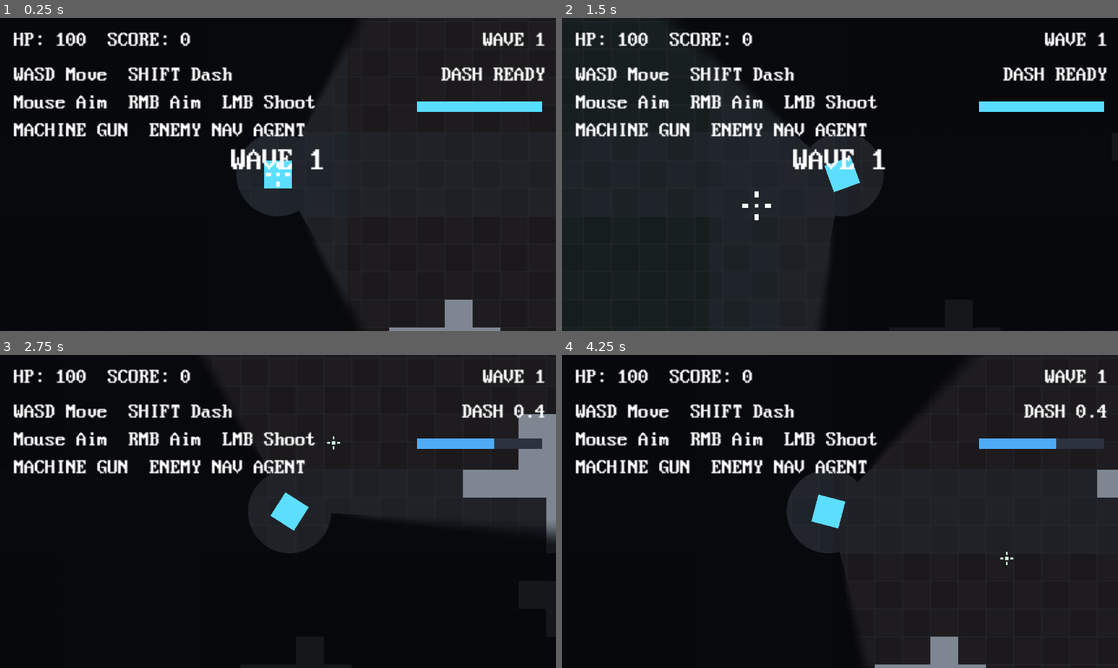
Above: before the commit, frames 1-4 (two rows, left to right).
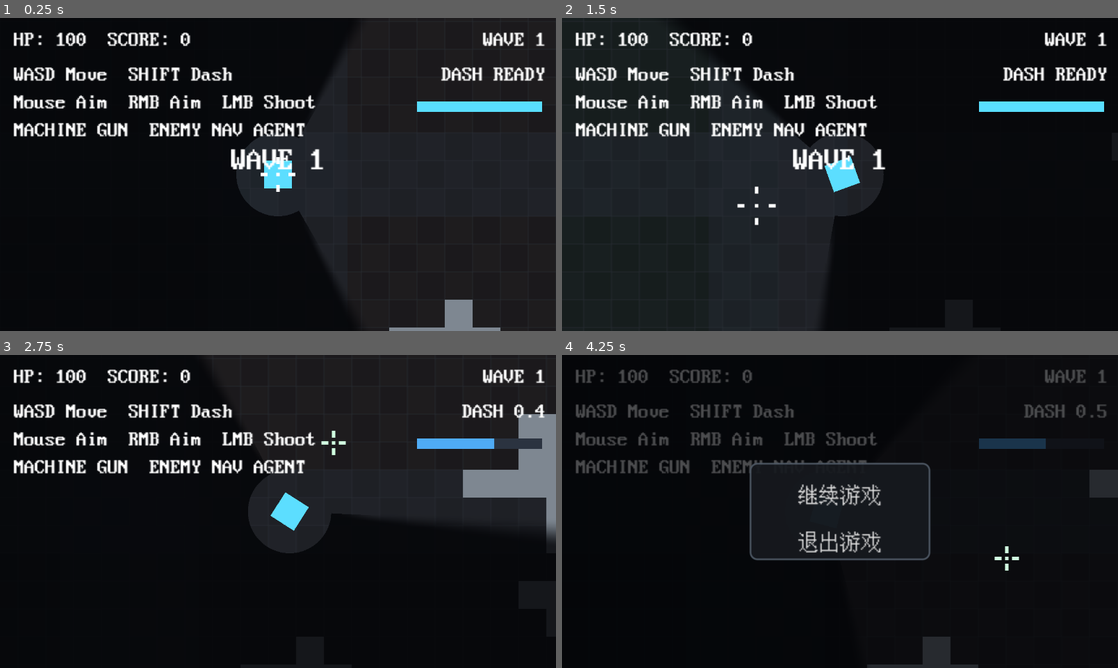
Above: after the commit, the same moments.

Repository: xunx-ii/Simple
Game: Godot game, scene res://scenes/main.tscn
The game is run twice, just before and just after one commit, with the same random seed, the same clock (stepped at 60 frames per second) and the same inputs.
Inputs (mouse positions are in pixels of both pictures, inside the frame that each line leads up to):
- Up to frame 1 (0.25 s): no input
- Up to frame 2 (1.5 s): tap Enter at 0.5 s; move the mouse to (962, 158) at 0.52 s; hold D (move_right) 0.53-1.25 s; hold Right mouse button (aim) 0.53-1.25 s; click (962, 158) at 0.67 s; drag from (728, 190) to (812, 237) at 1.27 s
- Up to frame 3 (2.75 s): move the mouse to (333, 442) at 2.02 s; hold D (move_right) from 2.03 s (still down); hold Right mouse button (aim) from 2.03 s (still down); tap Shift (dash) at 2.1 s; click (333, 442) at 2.17 s
- Up to frame 4 (4.25 s): release D (move_right) at 2.75 s; release Right mouse button (aim) at 2.75 s; drag from (812, 574) to (673, 464) at 2.77 s; move the mouse to (1006, 558) at 3.52 s; hold A (move_left) from 3.53 s (still down); hold Right mouse button (aim) from 3.53 s (still down); tap X at 3.6 s; click (1006, 558) at 3.67 s; tap Escape (ui_cancel) at 4.15 s

The runs differ from the first frame. In frame 1, less than 0.1% of the frame differs, in the area x 46-54%, y 44-56%; in frame 2, 0.1%; in frame 3, less than 0.1%; in frame 4, 9.3%, in the area x 2-100%, y 0-100%.

Commit message:
添加退出游戏流程与界面交互

Diff:
--- a/scenes/main.tscn
+++ b/scenes/main.tscn
@@ -6,6 +6,18 @@
 [ext_resource type="PackedScene" path="res://scenes/ui/crosshair.tscn" id="4"]
 [ext_resource type="Script" path="res://scripts/ui/fog_of_war.gd" id="5"]
 [ext_resource type="Script" path="res://scripts/ui/damage_indicator.gd" id="6"]
+
+[sub_resource type="StyleBoxFlat" id="1"]
+bg_color = Color(0.0862745, 0.0980392, 0.117647, 0.92)
+border_width_left = 1
+border_width_top = 1
+border_width_right = 1
+border_width_bottom = 1
+border_color = Color(0.301961, 0.341176, 0.388235, 0.95)
+corner_radius_top_left = 4
+corner_radius_top_right = 4
+corner_radius_bottom_right = 4
+corner_radius_bottom_left = 4
 
 [node name="Main" type="Node2D"]
 script = ExtResource("1")
@@ -104,6 +116,65 @@
 theme_override_fonts/font = ExtResource("3")
 theme_override_font_sizes/font_size = 18
 
+[node name="PauseOverlay" type="Control" parent="CanvasLayer"]
+visible = false
+anchors_preset = 15
+anchor_right = 1.0
+anchor_bottom = 1.0
+offset_left = 0.0
+offset_top = 0.0
+offset_right = 0.0
+offset_bottom = 0.0
+mouse_filter = 0
+
+[node name="Backdrop" type="ColorRect" parent="CanvasLayer/PauseOverlay"]
+anchors_preset = 15
+anchor_right = 1.0
+anchor_bottom = 1.0
+offset_left = 0.0
+offset_top = 0.0
+offset_right = 0.0
+offset_bottom = 0.0
+mouse_filter = 0
+color = Color(0.0196078, 0.0235294, 0.0352941, 0.72)
+
+[node name="PausePanel" type="Panel" parent="CanvasLayer/PauseOverlay"]
+anchors_preset = 8
+anchor_left = 0.5
+anchor_top = 0.5
+anchor_right = 0.5
+anchor_bottom = 0.5
+offset_left = -52.0
+offset_top = -28.0
+offset_right = 52.0
+offset_bottom = 28.0
+theme_override_styles/panel = SubResource("1")
+
+[node name="PauseButtons" type="VBoxContainer" parent="CanvasLayer/PauseOverlay/PausePanel"]
+anchors_preset = 15
+anchor_right = 1.0
+anchor_bottom = 1.0
+offset_left = 8.0
+offset_top = 8.0
+offset_right = -8.0
+offset_bottom = -8.0
+theme_override_constants/separation = 6
+mouse_filter = 2
+
+[node name="ContinueButton" type="Button" parent="CanvasLayer/PauseOverlay/PausePanel/PauseButtons"]
+custom_minimum_size = Vector2(88, 20)
+text = ""
+flat = true
+theme_override_fonts/font = ExtResource("3")
+theme_override_font_sizes/font_size = 12
+
+[node name="QuitButton" type="Button" parent="CanvasLayer/PauseOverlay/PausePanel/PauseButtons"]
+custom_minimum_size = Vector2(88, 20)
+text = ""
+flat = true
+theme_override_fonts/font = ExtResource("3")
+theme_override_font_sizes/font_size = 12
+
 [node name="DamageIndicators" type="Node2D" parent="CanvasLayer"]
 script = ExtResource("6")
 
--- a/scripts/main.gd
+++ b/scripts/main.gd
@@ -33,7 +33,10 @@
 var enemies_alive: int = 0
 var enemies_remaining_to_spawn: int = 0
 var banner_time_remaining: float = 0.0
-
+var is_shutting_down: bool = false
+var wave_clear_in_progress: bool = false
+
+@onready var canvas_layer: CanvasLayer = $CanvasLayer
 @onready var player = $Player
 @onready var covers: Node2D = $Covers
 @onready var navigation_region: NavigationRegion2D = $NavigationRegion2D
@@ -48,17 +51,28 @@
 @onready var dash_label: Label = $CanvasLayer/DashLabel
 @onready var dash_bar_fill: ColorRect = $CanvasLayer/DashBarFill
 @onready var banner_label: Label = $CanvasLayer/BannerLabel
+@onready var pause_overlay: Control = $CanvasLayer/PauseOverlay
+@onready var continue_button: Button = $CanvasLayer/PauseOverlay/PausePanel/PauseButtons/ContinueButton
+@onready var quit_button: Button = $CanvasLayer/PauseOverlay/PausePanel/PauseButtons/QuitButton
 @onready var fog_overlay: ColorRect = $CanvasLayer/FogOverlay
 @onready var damage_indicators: Node2D = $CanvasLayer/DamageIndicators
 @onready var crosshair: Node2D = $CanvasLayer/Crosshair
 
 func _ready() -> void:
+	process_mode = Node.PROCESS_MODE_ALWAYS
 	add_to_group("world_controller")
 	InputSetup.ensure_default_actions()
 	Input.mouse_mode = Input.MOUSE_MODE_CONFINED_HIDDEN
 	randomize()
 	_spawn_covers()
 	_rebuild_navigation_region()
+
+	_configure_process_modes()
+	continue_button.text = "继续游戏"
+	quit_button.text = "退出游戏"
+	continue_button.pressed.connect(_on_continue_button_pressed)
+	quit_button.pressed.connect(_on_quit_button_pressed)
+	_set_pause_menu_visible(false)
 
 	player.configure_arena(WORLD_RECT)
 	if fog_overlay != null and fog_overlay.has_method("setup"):
@@ -81,6 +95,12 @@
 	if game_over and Input.is_action_just_pressed("restart"):
 		get_tree().reload_current_scene()
 
+	if not game_over and Input.is_action_just_pressed("ui_cancel"):
+		_set_pause_menu_visible(not get_tree().paused)
+
+	if get_tree().paused:
+		return
+
 	if banner_time_remaining > 0.0:
 		banner_time_remaining = max(banner_time_remaining - delta, 0.0)
 		if banner_time_remaining == 0.0 and not game_over:
@@ -90,6 +110,7 @@
 	_update_ui()
 
 func _exit_tree() -> void:
+	is_shutting_down = true
 	if Input.mouse_mode != Input.MOUSE_MODE_VISIBLE:
 		Input.mouse_mode = Input.MOUSE_MODE_VISIBLE
 
@@ -176,6 +197,7 @@
 	_update_ui()
 
 func _on_player_defeated() -> void:
+	_set_pause_menu_visible(false)
 	game_over = true
 	spawn_timer.stop()
 	state_label.text = "Game Over"
@@ -188,12 +210,15 @@
 	_update_ui()
 
 func _on_enemy_tree_exited() -> void:
+	if is_shutting_down or not is_inside_tree():
+		return
+
 	enemies_alive = max(enemies_alive - 1, 0)
 
 	if game_over:
 		return
 
-	if enemies_alive == 0 and enemies_remaining_to_spawn == 0:
+	if enemies_alive == 0 and enemies_remaining_to_spawn == 0 and not wave_clear_in_progress:
 		_on_wave_cleared()
 
 func _on_cover_destroyed(cell: Vector2i) -> void:
@@ -227,6 +252,7 @@
 	state_label.text = "WASD Move  SHIFT Dash\nMouse Aim  RMB Aim  LMB Shoot\n%s  ENEMY NAV AGENT" % player.get_weapon_name()
 
 func _start_next_wave() -> void:
+	wave_clear_in_progress = false
 	current_wave += 1
 	enemies_remaining_to_spawn = 4 + current_wave * 2
 	enemies_alive = 0
@@ -236,12 +262,22 @@
 	_update_ui()
 
 func _on_wave_cleared() -> void:
+	if is_shutting_down or not is_inside_tree() or wave_clear_in_progress:
+		return
+
+	wave_clear_in_progress = true
 	player.recover(1)
 	spawn_timer.stop()
 	_show_banner("WAVE %d CLEAR" % current_wave)
-	await get_tree().create_timer(1.2).timeout
-
-	if game_over:
+	var tree := get_tree()
+	if tree == null:
+		wave_clear_in_progress = false
+		return
+
+	await tree.create_timer(1.2, false).timeout
+
+	if is_shutting_down or not is_inside_tree() or game_over:
+		wave_clear_in_progress = false
 		return
 
 	_start_next_wave()
@@ -249,6 +285,42 @@
 func _show_banner(text: String) -> void:
 	banner_label.text = text
 	banner_time_remaining = WAVE_BANNER_TIME
+
+func _on_continue_button_pressed() -> void:
+	_set_pause_menu_visible(false)
+
+func _on_quit_button_pressed() -> void:
+	is_shutting_down = true
+	var tree := get_tree()
+	if tree != null:
+		tree.quit()
+
+func _set_pause_menu_visible(menu_open: bool) -> void:
+	pause_overlay.visible = menu_open
+	Input.mouse_mode = Input.MOUSE_MODE_VISIBLE if menu_open else Input.MOUSE_MODE_CONFINED_HIDDEN
+	get_tree().paused = menu_open
+
+func _configure_process_modes() -> void:
+	var pausable_nodes: Array[Node] = [
+		player,
+		covers,
+		navigation_region,
+		enemies,
+		bullets,
+		hit_effects,
+		spawn_timer
+	]
+
+	for node in pausable_nodes:
+		node.process_mode = Node.PROCESS_MODE_PAUSABLE
+
+	canvas_layer.process_mode = Node.PROCESS_MODE_ALWAYS
+	fog_overlay.process_mode = Node.PROCESS_MODE_ALWAYS
+	damage_indicators.process_mode = Node.PROCESS_MODE_ALWAYS
+	crosshair.process_mode = Node.PROCESS_MODE_ALWAYS
+	pause_overlay.process_mode = Node.PROCESS_MODE_ALWAYS
+	continue_button.process_mode = Node.PROCESS_MODE_ALWAYS
+	quit_button.process_mode = Node.PROCESS_MODE_ALWAYS
 
 func _build_enemy_config(is_melee_enemy: bool) -> Dictionary:
 	if is_melee_enemy:
--- a/scripts/ui/crosshair.gd
+++ b/scripts/ui/crosshair.gd
@@ -2,21 +2,24 @@
 extends Node2D
 
 const CENTER_TEXTURE_PATH := "res://assets/textures/image/crosshair_center.png"
-const OUTER_TEXTURE_PATH := "res://assets/textures/image/crosshair_outer_expand.png"
 const DEFAULT_OUTER_SCALE := 1.0
 const AIM_TINT := Color(0.82, 1.0, 0.88, 1.0)
 const DEFAULT_TINT := Color(1.0, 1.0, 1.0, 1.0)
+const OUTER_ARM_LENGTH := 4.0
+const OUTER_ARM_THICKNESS := 2.0
+const OUTER_BASE_GAP := 6.0
 
 var player: Node = null
+var current_outer_scale: float = DEFAULT_OUTER_SCALE
+var current_tint: Color = DEFAULT_TINT
 
 @onready var center: Sprite2D = $Center
 @onready var outer: Sprite2D = $Outer
 
 func _ready() -> void:
     center.texture = _load_texture(CENTER_TEXTURE_PATH)
-    outer.texture = _load_texture(OUTER_TEXTURE_PATH)
     center.texture_filter = CanvasItem.TEXTURE_FILTER_NEAREST
-    outer.texture_filter = CanvasItem.TEXTURE_FILTER_NEAREST
+    outer.visible = false
     z_index = 50
 
 func setup(player_node: Node) -> void:
@@ -34,11 +37,21 @@
     if player.has_method("get_crosshair_outer_scale"):
         outer_scale = player.get_crosshair_outer_scale()
 
-    outer.scale = Vector2.ONE * outer_scale
+    var tint := AIM_TINT if player.has_method("is_in_aim_mode") and player.is_in_aim_mode() else DEFAULT_TINT
+    current_outer_scale = outer_scale
+    current_tint = tint
+    center.modulate = tint
+    queue_redraw()
 
-    var tint := AIM_TINT if player.has_method("is_in_aim_mode") and player.is_in_aim_mode() else DEFAULT_TINT
-    center.modulate = tint
-    outer.modulate = tint
+func _draw() -> void:
+    var gap := OUTER_BASE_GAP * current_outer_scale
+    var arm_size := Vector2(OUTER_ARM_THICKNESS, OUTER_ARM_LENGTH)
+    var horizontal_size := Vector2(OUTER_ARM_LENGTH, OUTER_ARM_THICKNESS)
+
+    draw_rect(Rect2(Vector2(-OUTER_ARM_THICKNESS * 0.5, -(gap + OUTER_ARM_LENGTH)), arm_size), current_tint)
+    draw_rect(Rect2(Vector2(-OUTER_ARM_THICKNESS * 0.5, gap), arm_size), current_tint)
+    draw_rect(Rect2(Vector2(-(gap + OUTER_ARM_LENGTH), -OUTER_ARM_THICKNESS * 0.5), horizontal_size), current_tint)
+    draw_rect(Rect2(Vector2(gap, -OUTER_ARM_THICKNESS * 0.5), horizontal_size), current_tint)
 
 func _load_texture(resource_path: String) -> Texture2D:
     return load(resource_path) as Texture2D
Not shown: 1 places in scenes/main.tscn that only renumber resources
